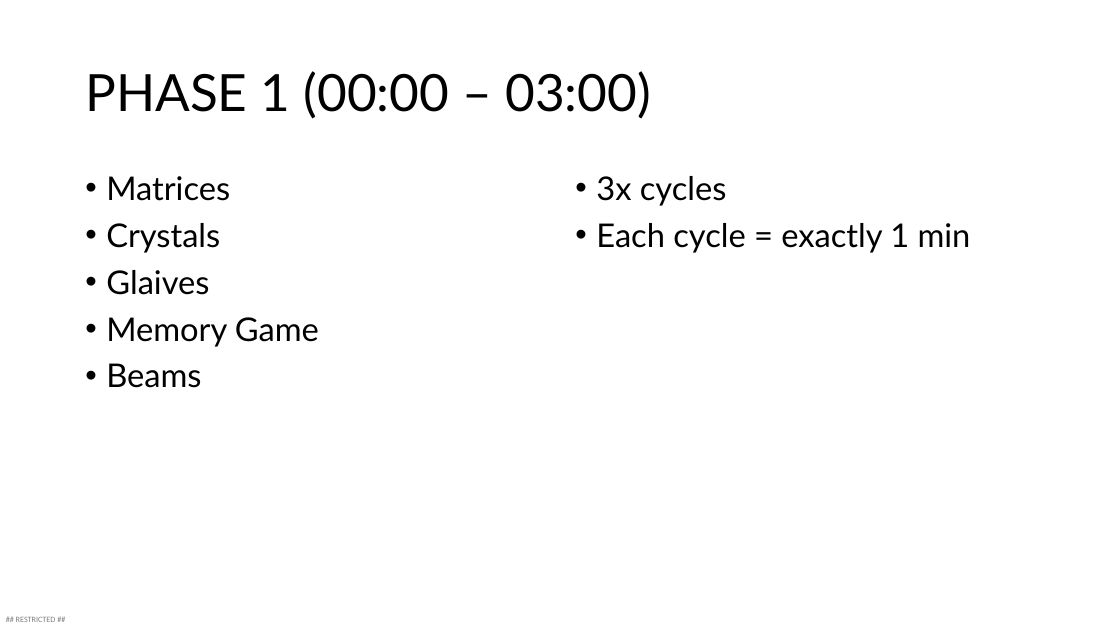
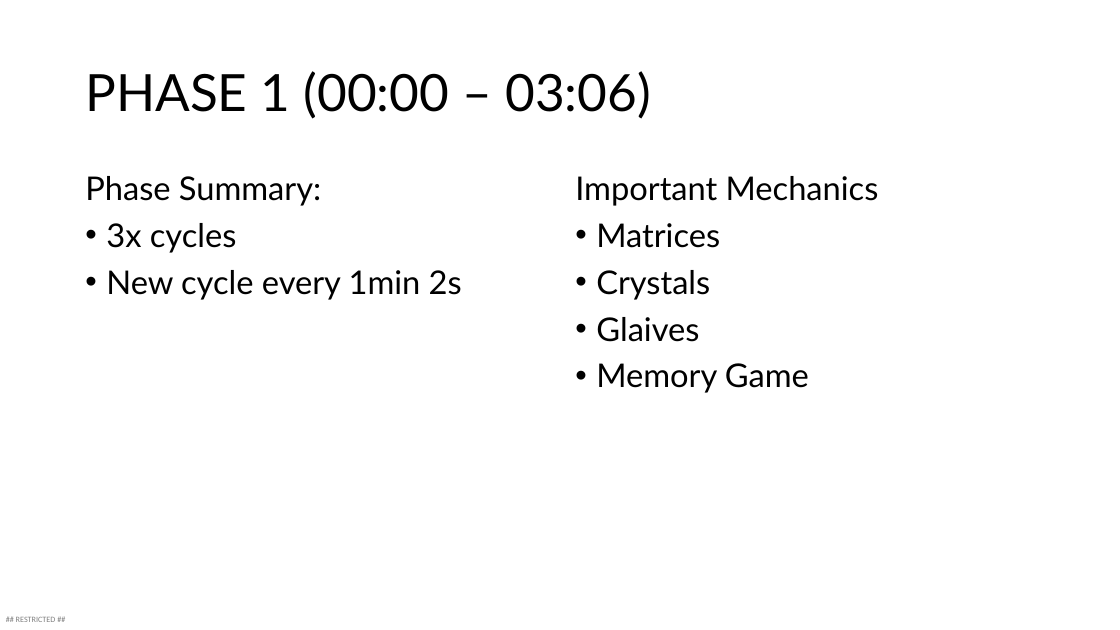
Before and after one commit to kuehbiko/test1, a slide deck: slide 5 of loora.pptx. Drawn at 1120x630 pixels with LibreOffice and Linux fonts; fonts in the diff are those of the drawing. Boxes give left, top, right and bottom in pixels: in the first picture for what was removed or moved away, otherwise in the second. Text is boxed around its words. In the diff, an @@ line names an element or a change of style, - is before the commit and + after.

```diff
--- a/loora.pptx
+++ b/loora.pptx
@@ title at box(85, 71, 651, 119): text changed @@
-PHASE 1 (00:00 – 03:00)
+PHASE 1 (00:00 – 03:06)
@@ text at box(85, 176, 462, 300): text changed @@
-• Matrices
-• Crystals
-• Glaives
-• Memory Game
-• Beams
+Phase Summary:
+• 3x cycles
+• New cycle every 1min 2s
@@ text at box(575, 176, 879, 393): text changed @@
-• 3x cycles
-• Each cycle = exactly 1 min
+Important Mechanics
+• Matrices
+• Crystals
+• Glaives
+• Memory Game
```
Also in this commit, not shown: 13 other slides changed, 4 slides added, 5 slides removed.
